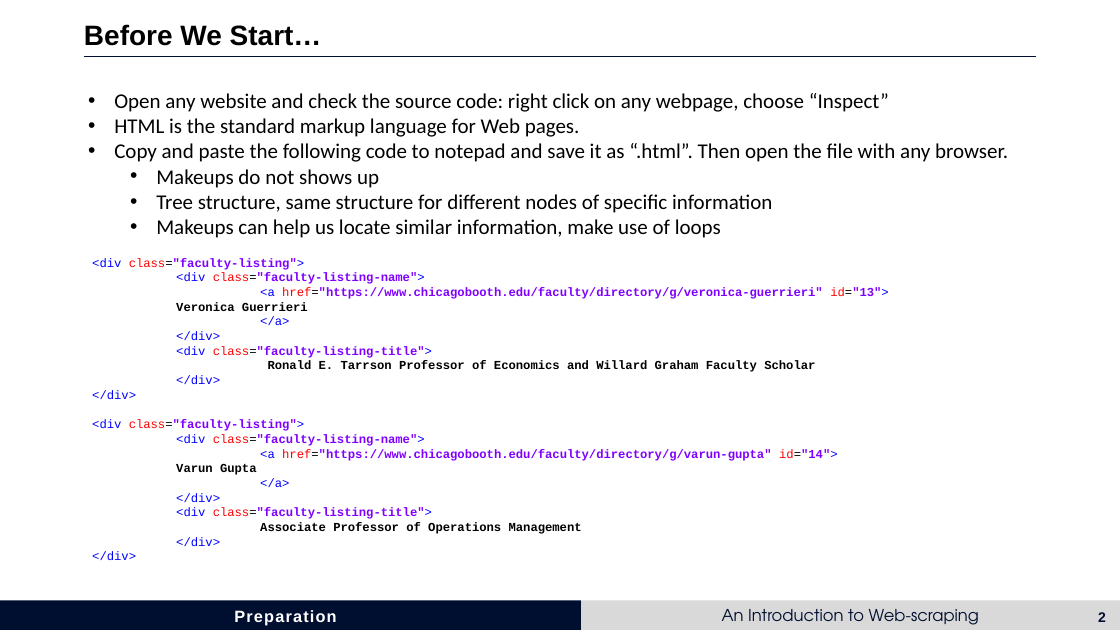
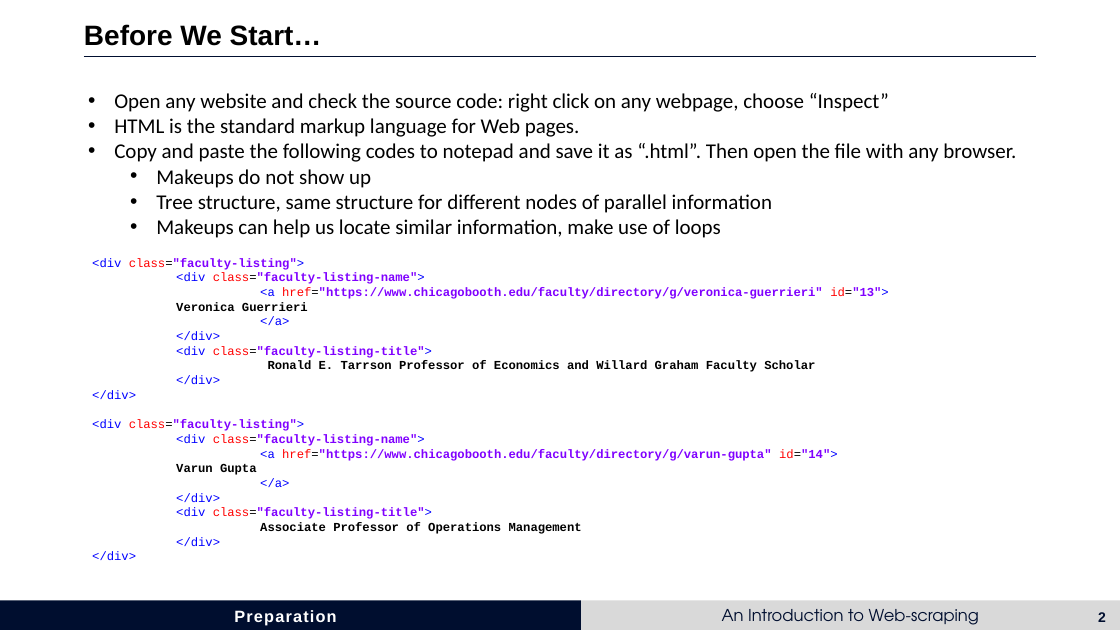
Before and after one commit to HongfeiUconn/Introduction-to-Web-scraping, a slide deck: slide 2 of Introduction to Webscraping.pptx. Drawn at 1120x630 pixels with LibreOffice and Linux fonts; fonts in the diff are those of the drawing. Boxes give left, top, right and bottom in pixels: in the first picture for what was removed or moved away, otherwise in the second. Text is boxed around its words. In the diff, an @@ line names an element or a change of style, - is before the commit and + after.

```diff
--- a/Introduction to Webscraping.pptx
+++ b/Introduction to Webscraping.pptx
@@ text at (114,143,1016,213): text changed @@
-• Copy and paste the following code to notepad and save it as “.html”. Then open the file with any browser.
-  • Makeups do not shows up
-  • Tree structure, same structure for different nodes of specific information
+• Copy and paste the following codes to notepad and save it as “.html”. Then open the file with any browser.
+  • Makeups do not show up
+  • Tree structure, same structure for different nodes of parallel information
```
Also in this commit, not shown: 4 other slides changed.
